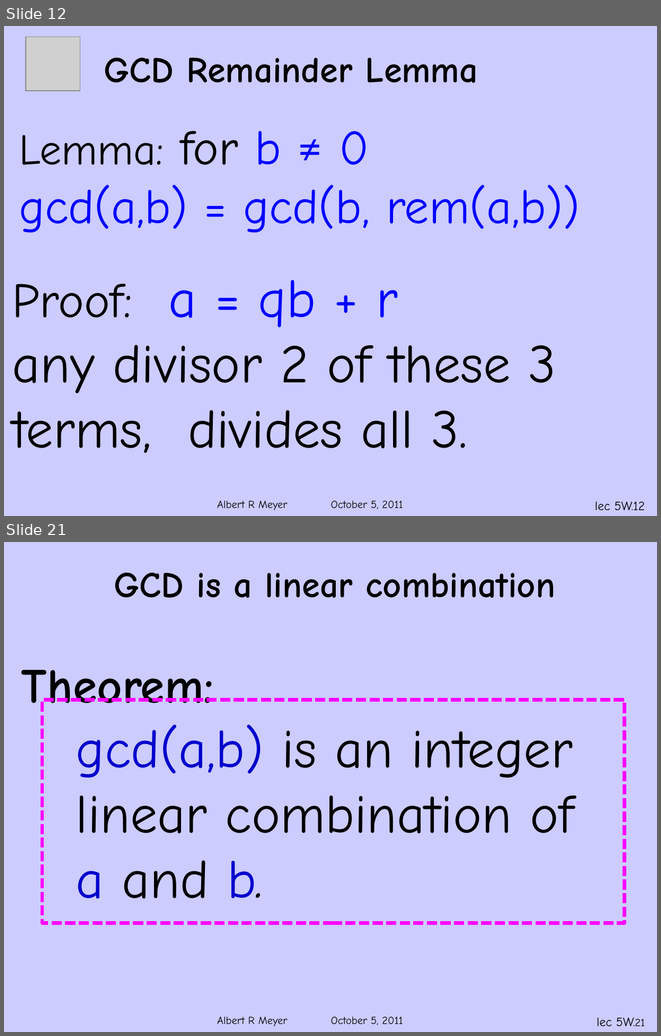
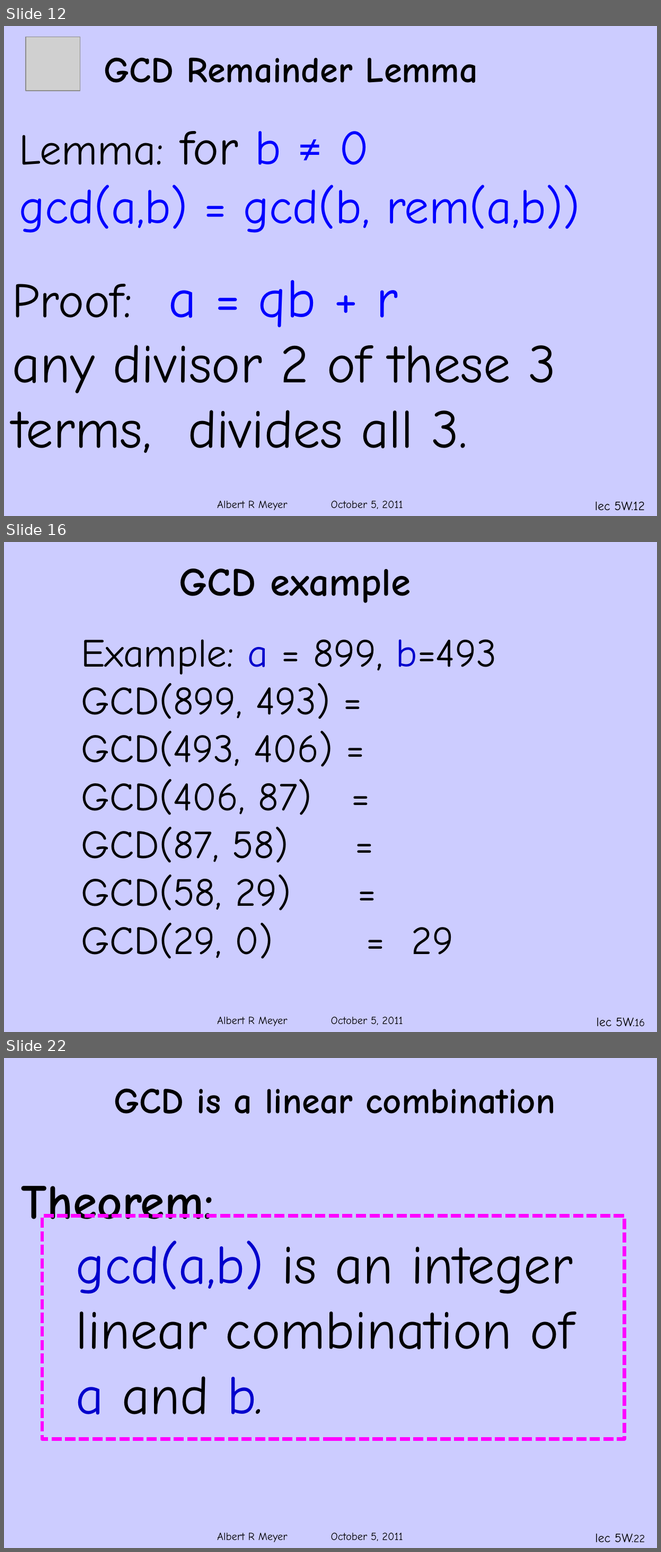
Before and after one commit to armeyer/mcs_web, a slide deck: fall11/slidesF11/slides5w.pptx. Shown one above the other, each under a label of ours: slides 12 and 21 before the commit, slides 12, 16 and 22 after it; the slides between them are not shown. The pictures are 661x1036 and 661x1552 pixels, drawn with LibreOffice and Linux fonts; fonts in the diff are those of the drawing; grey boxes stand for pictures; background and template pictures are left out. Boxes give left, top, right and bottom in pixels: in the first picture for what was removed or moved away, otherwise in the second. Text is boxed around its words. In the diff, an @@ line names an element or a change of style, - is before the commit and + after.

```diff
--- a/fall11/slidesF11/slides5w.pptx
+++ b/fall11/slidesF11/slides5w.pptx
@@ slide 16 added at (4,542,657,1032), background #CCCCFF; not listed: 1 template element that a slide beside it also shows @@
@@ title added at (179,568,411,603), 44 pt, text #000000, bold @@
+GCD example
@@ text added at (81,639,497,959), 44 pt, text #000000 @@
+Example: a = 899, b=493
+GCD(899, 493) =
+GCD(493, 406) =
+GCD(406, 87) =
+GCD(87, 58) =
+GCD(58, 29) =
+GCD(29, 0) = 29
@@ page number added at (597,1017,645,1026), 14 pt, text #000000 @@
+lec 5W.16
@@ what was slide 21 is now slide 22 @@
@@ page number at (595,1533,645,1542): text changed @@
-lec 5W.21
+lec 5W.22
```
Also in this commit, not shown: 7 slides changed, 1 other file.
